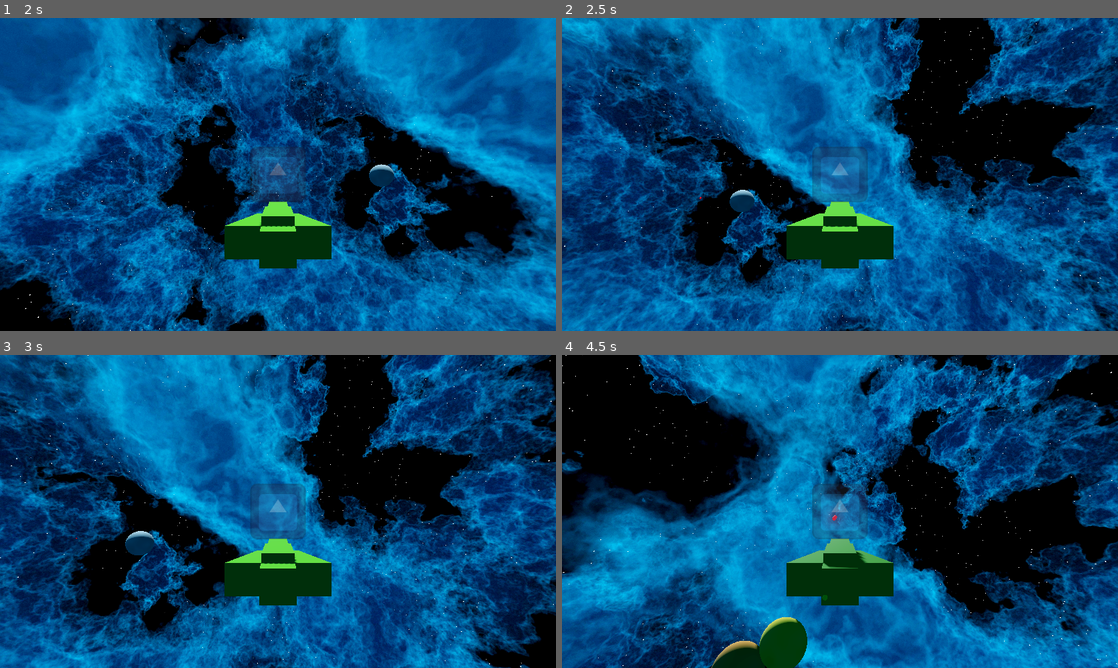
Above: before the commit, frames 1-4 (two rows, left to right).
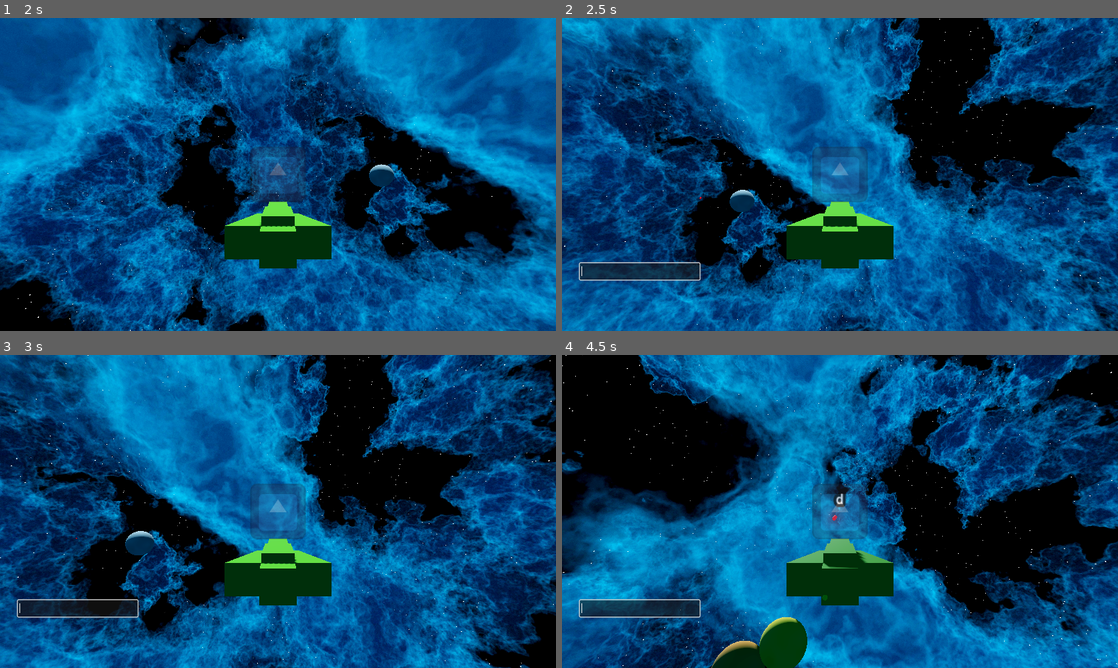
Above: after the commit, the same moments.

Repository: JestemStefan/MP_GAME_TEST
Game: Godot game, scene res://scenes/world/world.tscn
The game is run twice, just before and just after one commit, with the same random seed, the same clock (stepped at 60 frames per second) and the same inputs. The engine's default icon, where the game draws it, is replaced by a stand-in: a white triangle on a blue panel in a dark square.
Inputs (mouse positions are in pixels of both pictures, inside the frame that each line leads up to):
- Up to frame 1 (2 s): click (278, 193) at 0.52 s; type "12" at 0.6 s; click "HOST" at 1.25 s
- Up to frame 2 (2.5 s): tap Enter (ui_accept) at 2, 2.1, 2.27 s; move the mouse to (962, 158) at 2.02 s; hold D (MOVE_RIGHT) from 2.03 s (still down); click (962, 158) at 2.17 s
- Up to frame 3 (3 s): tap Enter (ui_accept) at 2.57, 2.85 s; move the mouse to (166, 527) at 2.77 s; release D (MOVE_RIGHT) at 2.78 s; hold S (MOVE_BACKWARD) from 2.78 s (still down)
- Up to frame 4 (4.5 s): tap Enter (ui_accept) at 3.02, 3.32, 3.6, 4.35 s; move the mouse to (895, 442) at 3.52 s; release S (MOVE_BACKWARD) at 3.53 s; hold D (MOVE_RIGHT) 3.53-4.28 s; move the mouse to (812, 574) at 4.27 s; hold W (MOVE_FORWARD) from 4.28 s (still down); click (812, 574) at 4.42 s

Frame 1 is identical in both runs. In frame 2, 1.3% of the frame differs, in the area x 3-25%, y 78-84%; in frame 3, 0.8%; in frame 4, 1.4%, in the area x 3-52%, y 43-84%.
Error in both runs: Assertion failed: UPNP Discover Failed! Error 24 (res://scenes/world/world.gd:47)

Commit message:
Add chat

Diff:
--- a/project.godot
+++ b/project.godot
@@ -22,6 +22,12 @@
 
 [input]
 
+ui_accept={
+"deadzone": 0.5,
+"events": [Object(InputEventKey,"resource_local_to_scene":false,"resource_name":"","device":0,"window_id":0,"alt_pressed":false,"shift_pressed":false,"ctrl_pressed":false,"meta_pressed":false,"pressed":false,"keycode":4194309,"physical_keycode":0,"key_label":0,"unicode":4194309,"echo":false,"script":null)
+, Object(InputEventKey,"resource_local_to_scene":false,"resource_name":"","device":0,"window_id":0,"alt_pressed":false,"shift_pressed":false,"ctrl_pressed":false,"meta_pressed":false,"pressed":false,"keycode":4194310,"physical_keycode":0,"key_label":0,"unicode":4194310,"echo":false,"script":null)
+]
+}
 MOVE_FORWARD={
 "deadzone": 0.5,
 "events": [Object(InputEventKey,"resource_local_to_scene":false,"resource_name":"","device":-1,"window_id":0,"alt_pressed":false,"shift_pressed":false,"ctrl_pressed":false,"meta_pressed":false,"pressed":false,"keycode":0,"physical_keycode":87,"key_label":0,"unicode":119,"echo":false,"script":null)
--- a/scenes/player/player.gd
+++ b/scenes/player/player.gd
@@ -4,10 +4,12 @@
 const SPEED = 20.0
 
 var screen_center: Vector2 = Vector2.ZERO
-
 var mouse_steering: Vector2 = Vector2.ZERO
 
 @onready var bullet_scene = preload("res://scenes/bullet/bullet.tscn")
+
+@onready var chat_entry = $Control/LineEdit
+@onready var chat_display =  $Chat
 
 
 func _enter_tree():
@@ -18,7 +20,6 @@
 		return
 
 	screen_center = get_viewport().size/2
-
 	$Camera3D.current = true
 
 func _input(event):
@@ -32,12 +33,12 @@
 		if event.is_pressed() and event.button_index == 1:
 			self._shoot_weapon.rpc()
 
-
-
-
 func _physics_process(delta):
 	if not is_multiplayer_authority():
 		return
+
+	if Input.is_action_just_released("ui_accept"):
+		self._handle_chat()
 
 	var new_direction: Vector3 = Vector3.ZERO
 
@@ -47,16 +48,18 @@
 	transform.basis = transform.basis.rotated(self.transform.basis.x, mouse_steering.y * 2 * delta)
 	transform.basis = transform.basis.rotated(self.transform.basis.y, mouse_steering.x * 2 * delta)
 	transform.basis = transform.basis.rotated(self.transform.basis.z, -roll * 1 * delta)
+	self.transform.basis = self.transform.basis.orthonormalized()
 
 	new_direction += -transform.basis.z * 50 * input_dir.y
 	new_direction += transform.basis.x * input_dir.x * 50
 
 	velocity =  lerp(velocity, new_direction, 0.01)
 
-	self._spawn_particles(input_dir.y > 0)
+	self._spawn_particles.rpc(input_dir.y > 0)
 
-	move_and_slide()
+	self.move_and_slide()
 
+@rpc("call_local")
 func _spawn_particles(on_off):
 	$GPUParticles3D.set_emitting(on_off)
 
@@ -66,3 +69,12 @@
 	new_bullet.position = self.position - self.transform.basis.z * 5
 	new_bullet.transform.basis = self.transform.basis
 	get_tree().current_scene.add_child(new_bullet, true)
+
+func _handle_chat():
+	if chat_entry.visible:
+		chat_display.text = chat_entry.text
+		chat_entry.hide()
+	else:
+		chat_entry.text = ""
+		chat_entry.show()
+		chat_entry.grab_focus()
--- a/scenes/player/player.tscn
+++ b/scenes/player/player.tscn
@@ -48,7 +48,7 @@
 properties/1/path = NodePath(".:rotation")
 properties/1/spawn = true
 properties/1/sync = true
-properties/2/path = NodePath("GPUParticles3D:emitting")
+properties/2/path = NodePath("Chat:text")
 properties/2/spawn = true
 properties/2/sync = true
 
@@ -90,6 +90,14 @@
 grow_vertical = 2
 texture = ExtResource("2_ri212")
 
+[node name="LineEdit" type="LineEdit" parent="Control"]
+visible = false
+layout_mode = 0
+offset_left = 41.0
+offset_top = 564.0
+offset_right = 317.0
+offset_bottom = 602.0
+
 [node name="GPUParticles3D" type="GPUParticles3D" parent="."]
 transform = Transform3D(1, 0, 0, 0, 1, 0, 0, 0, 1, 0, 0, 2.44376)
 emitting = false
@@ -100,3 +108,10 @@
 
 [node name="MultiplayerSynchronizer" type="MultiplayerSynchronizer" parent="."]
 replication_config = SubResource("SceneReplicationConfig_80xxs")
+
+[node name="Chat" type="Label3D" parent="."]
+transform = Transform3D(1, 0, 0, 0, 1, 0, 0, 0, 1, 0, 2.47582, 0)
+billboard = 1
+fixed_size = true
+texture_filter = 5
+font_size = 12
Not shown, added: .gitattributes
Not shown, added: .gitignore
